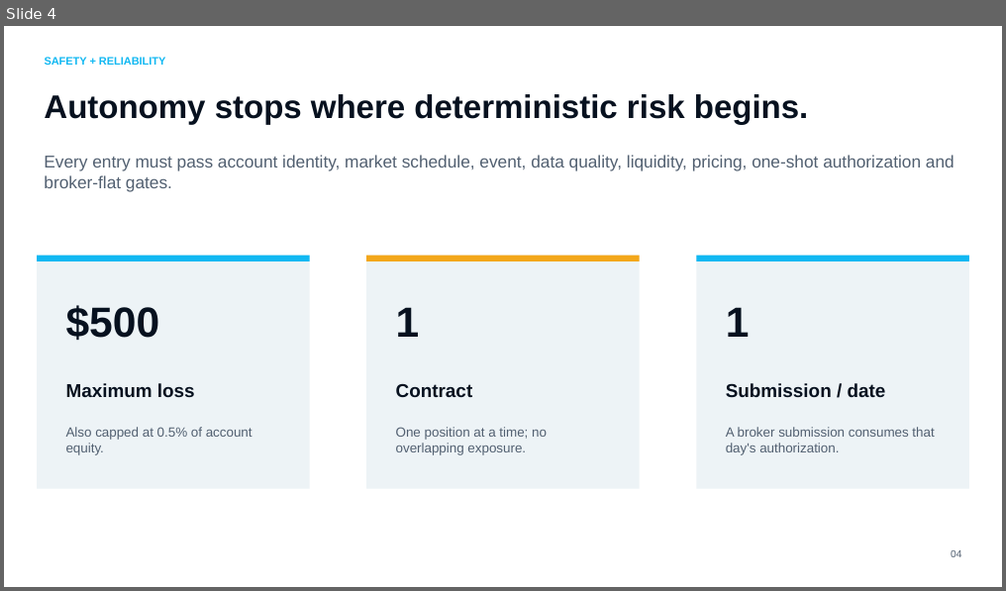
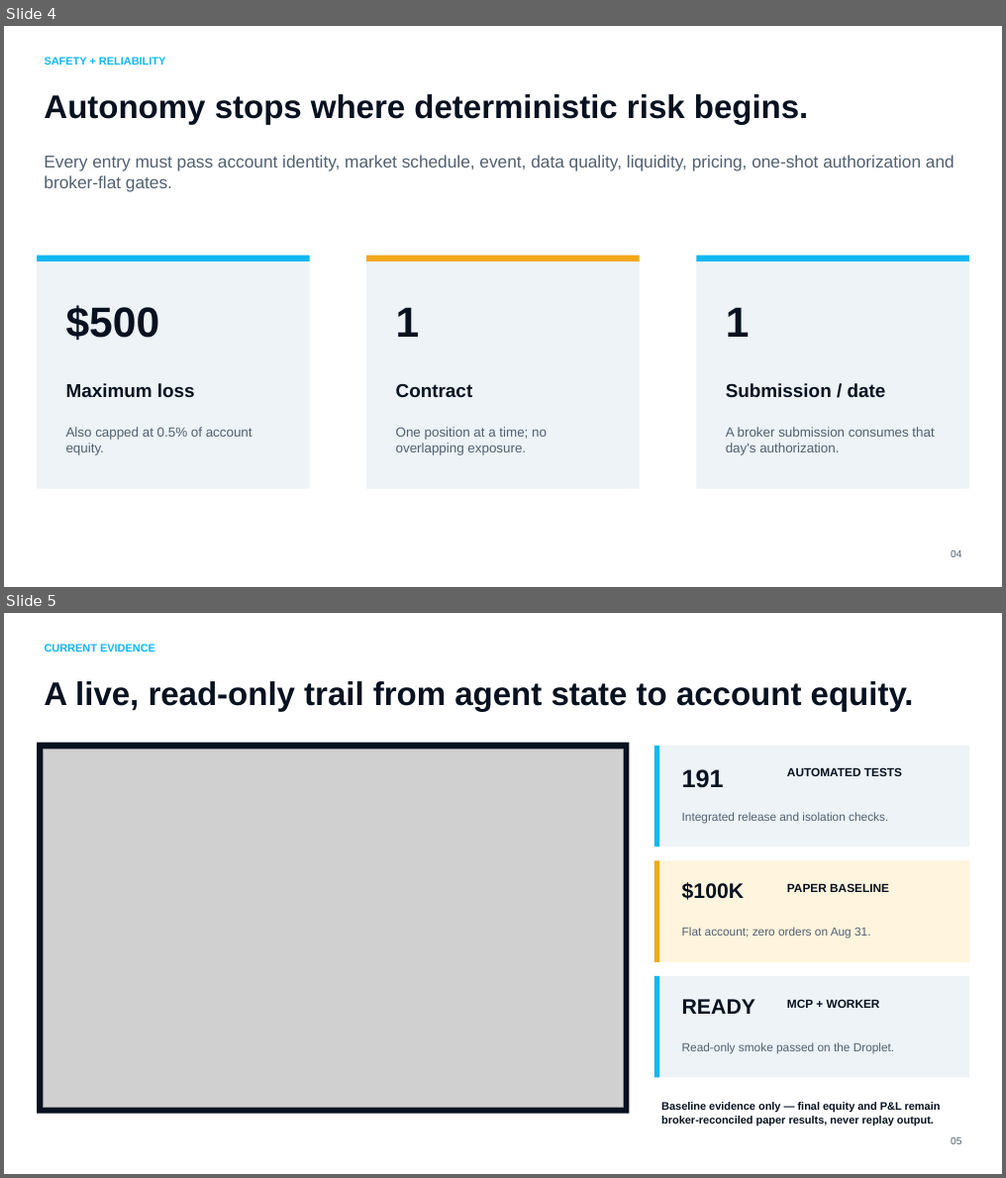
Before and after one commit to Ryo0326-hub/agent-apple, a slide deck: docs/submission/ThetaTrap-Hackathon-Deck.pptx. Shown one above the other, each under a label of ours: slide 4 before the commit, slides 4 and 5 after it. The pictures are 1006x591 and 1006x1178 pixels, drawn with LibreOffice and Linux fonts; fonts in the diff are those of the drawing; grey boxes stand for pictures. Boxes give left, top, right and bottom in pixels: in the first picture for what was removed or moved away, otherwise in the second. Text is boxed around its words. In the diff, an @@ line names an element or a change of style, - is before the commit and + after.

Commit message:
docs: refresh live submission collateral

```diff
--- a/docs/submission/ThetaTrap-Hackathon-Deck.pptx
+++ b/docs/submission/ThetaTrap-Hackathon-Deck.pptx
@@ slide 5 added at (4, 613, 1002, 1174), background #FFFFFF @@
@@ text added at (45, 644, 155, 652), 10.5 pt, text #11B8F2, bold @@
+CURRENT EVIDENCE
@@ text added at (44, 681, 914, 712), 31.5 pt, text #07111F, bold @@
+A live, read-only trail from agent state to account equity.
@@ rectangle added at (37, 743, 630, 1114), fill #07111F @@
@@ picture added at (43, 749, 623, 1107) @@
@@ rectangle added at (654, 746, 969, 847), fill #EDF3F6 @@
@@ rectangle added at (654, 746, 659, 847), fill #11B8F2 @@
@@ text added at (682, 769, 724, 788), 24 pt, text #07111F, bold @@
+191
@@ text added at (787, 767, 902, 776), 11.2 pt, text #07111F, bold @@
+AUTOMATED TESTS
@@ text added at (682, 812, 888, 823), 11.2 pt, text #526071 @@
+Integrated release and isolation checks.
@@ rectangle added at (654, 861, 969, 961), fill #FFF4DD @@
@@ rectangle added at (654, 861, 659, 961), fill #F3A71A @@
@@ text added at (682, 882, 745, 900), 20.2 pt, text #07111F, bold @@
+$100K
@@ text added at (787, 884, 889, 892), 11.2 pt, text #07111F, bold @@
+PAPER BASELINE
@@ text added at (682, 927, 870, 939), 11.2 pt, text #526071 @@
+Flat account; zero orders on Aug 31.
@@ rectangle added at (654, 976, 969, 1077), fill #EDF3F6 @@
@@ rectangle added at (654, 976, 659, 1077), fill #11B8F2 @@
@@ text added at (682, 999, 755, 1014), 20.2 pt, text #07111F, bold @@
+READY
@@ text added at (787, 1000, 880, 1008), 11.2 pt, text #07111F, bold @@
+MCP + WORKER
@@ text added at (682, 1043, 894, 1054), 11.2 pt, text #526071 @@
+Read-only smoke passed on the Droplet.
@@ text added at (661, 1102, 941, 1126), 10.5 pt, text #07111F, bold @@
+Baseline evidence only — final equity and P&L remain broker-reconciled paper results, never replay output.
@@ text added at (950, 1138, 961, 1145), 9.8 pt, text #526071 @@
+05
```
Also in this commit, not shown: 1 slide removed, 11 other files.
